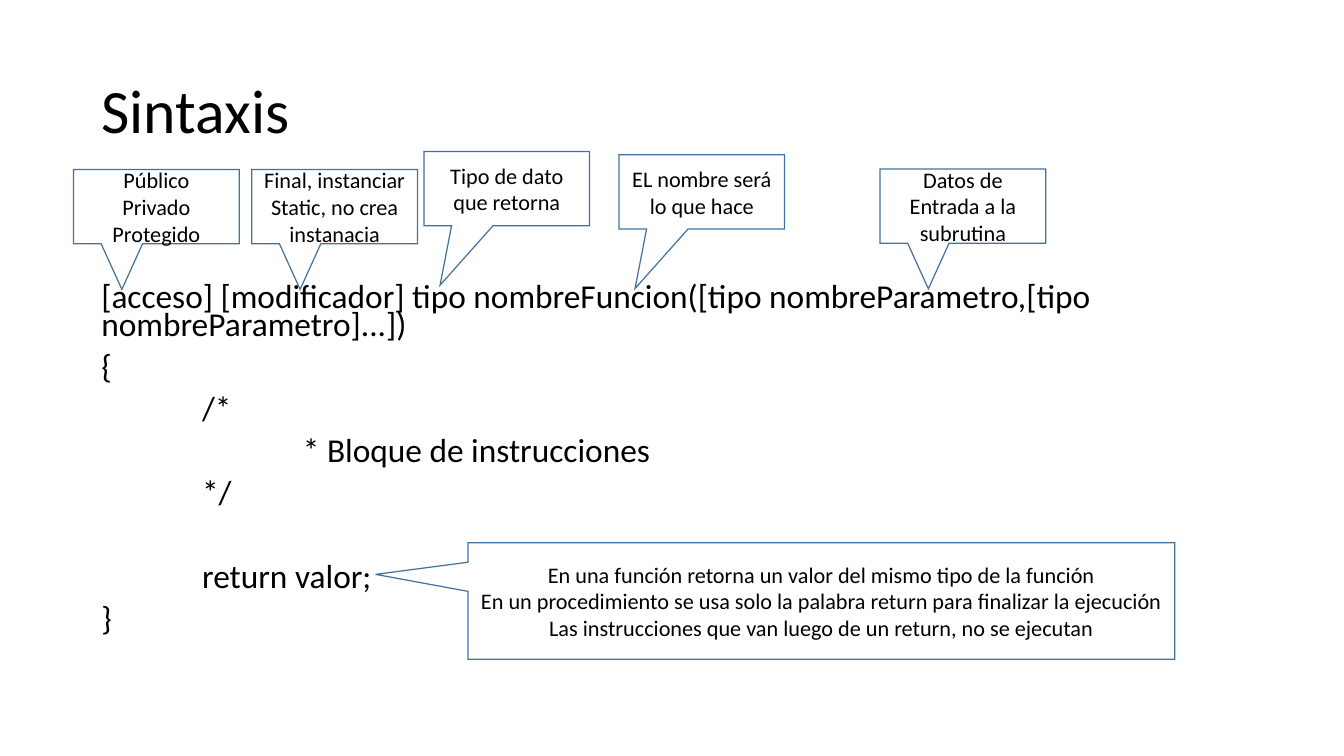
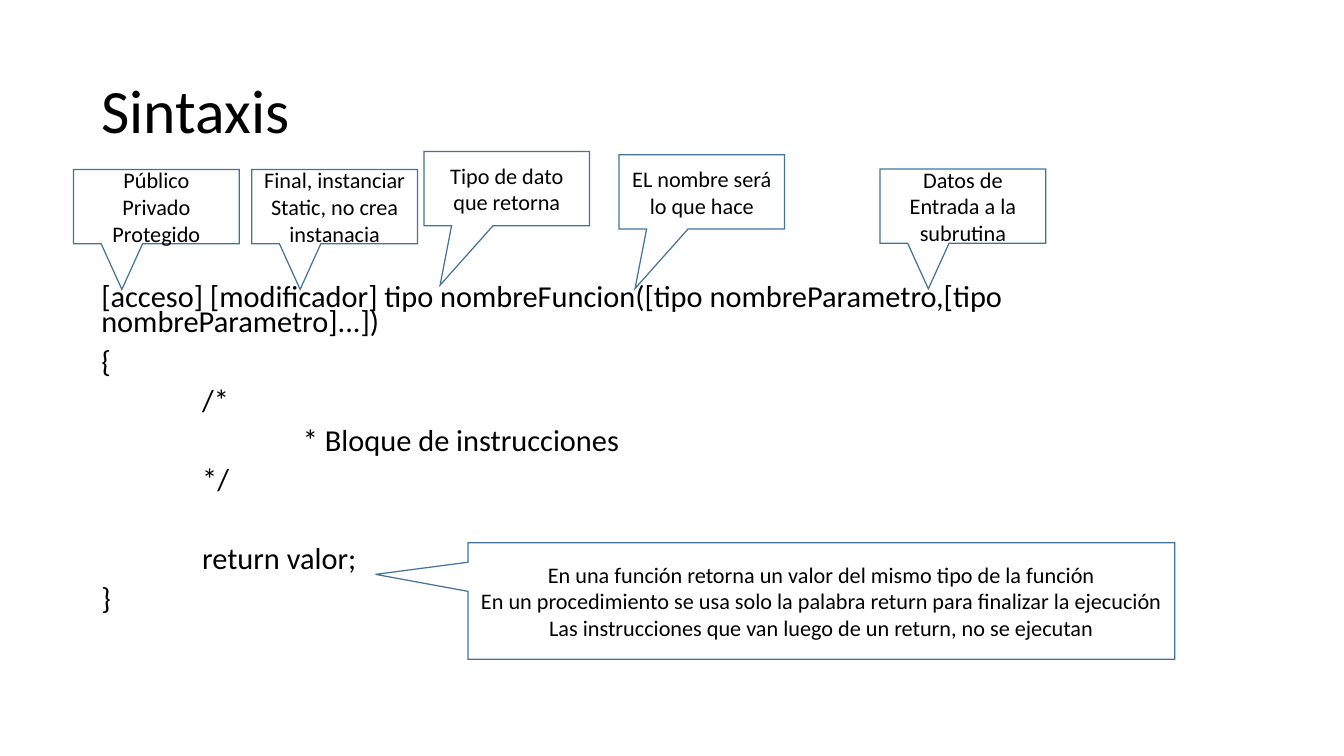
Before and after one commit to CesarLopez-Profe/Logica-de-programacion, a slide deck: slide 10 of Slides/2_Funciones.pptx (slide 6 before the commit). Drawn at 1344x756 pixels with LibreOffice and Linux fonts; fonts in the diff are those of the drawing; background and template pictures are left out. Boxes give left, top, right and bottom in pixels: in the first picture for what was removed or moved away, otherwise in the second. Text is boxed around its words. In the diff, an @@ line names an element or a change of style, - is before the commit and + after.

Commit message:
Cambios en el main y slide funciones

```diff
--- a/Slides/2_Funciones.pptx
+++ b/Slides/2_Funciones.pptx
@@ text "[acceso] [modificador] tipo nombreFuncion([tipo nombreParame ..." at [101,281,1002,573]: size 27 to 24.6 pt @@
```
Also in this commit, not shown: 3 other slides changed, 5 slides added, 1 slide removed, 1 other file.
